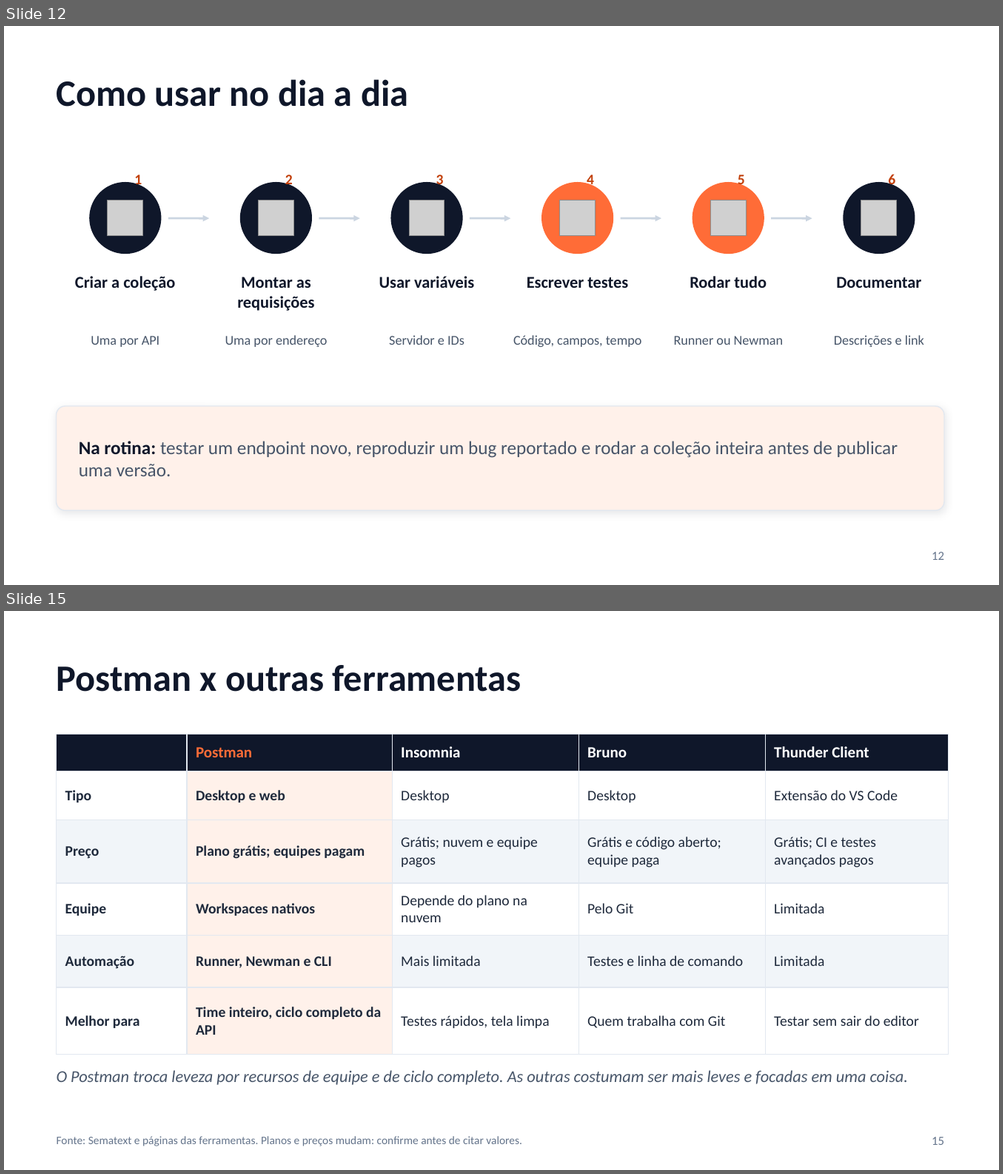
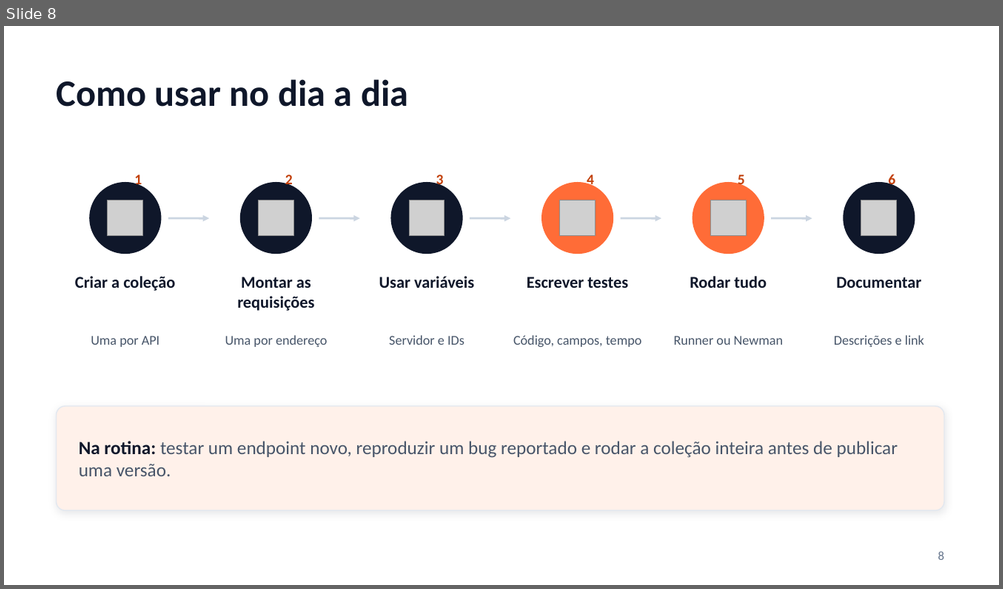
Before and after one commit to marck-2/helpdesk-local-postman, a slide deck: Slides_Postman/Apresentacao_Postman.pptx. Shown one above the other, each under a label of ours: slides 12 and 15 before the commit, slide 8 after it; the slides between them are not shown. The pictures are 1003x1174 and 1003x589 pixels, drawn with LibreOffice and Linux fonts; fonts in the diff are those of the drawing; grey boxes stand for pictures. Boxes give left, top, right and bottom in pixels: in the first picture for what was removed or moved away, otherwise in the second. Text is boxed around its words. In the diff, an @@ line names an element or a change of style, - is before the commit and + after.

```diff
--- a/Slides_Postman/Apresentacao_Postman.pptx
+++ b/Slides_Postman/Apresentacao_Postman.pptx
@@ slide 15 removed at <box>4,611,999,1170</box>, background #FFFFFF @@
@@ text removed at <box>57,665,521,692</box> @@
-Postman x outras ferramentas
@@ table removed at <box>57,734,948,1038</box>, 6 rows, 5 columns @@
- | Postman | Insomnia | Bruno | Thunder Client
-Tipo | Desktop e web | Desktop | Desktop | Extensão do VS Code
-Preço | Plano grátis; equipes pagam | Grátis; nuvem e equipe pagos | Grátis e código aberto; equipe paga | Grátis; CI e testes avançados pagos
-Equipe | Workspaces nativos | Depende do plano na nuvem | Pelo Git | Limitada
-Automação | Runner, Newman e CLI | Mais limitada | Testes e linha de comando | Limitada
-Melhor para | Time inteiro, ciclo completo da API | Testes rápidos, tela limpa | Quem trabalha com Git | Testar sem sair do editor
@@ text removed at <box>57,1071,908,1085</box> @@
-O Postman troca leveza por recursos de equipe e de ciclo completo. As outras costumam ser mais leves e focadas em uma coisa.
@@ text removed at <box>57,1136,522,1147</box> @@
-Fonte: Sematext e páginas das ferramentas. Planos e preços mudam: confirme antes de citar valores.
@@ page number removed at <box>931,1137,944,1145</box> @@
-15
@@ what was slide 12 is now slide 8 @@
@@ page number at <box>938,551,944,560</box>: text changed @@
-12
+8
```
Also in this commit, not shown: 4 slides changed, 7 other slides removed, 1 other file.
